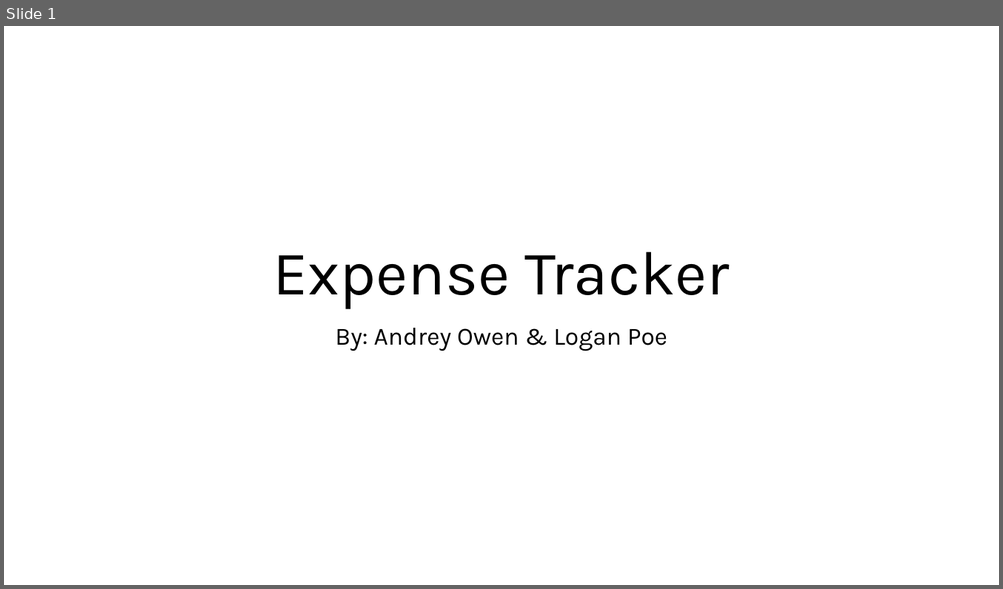
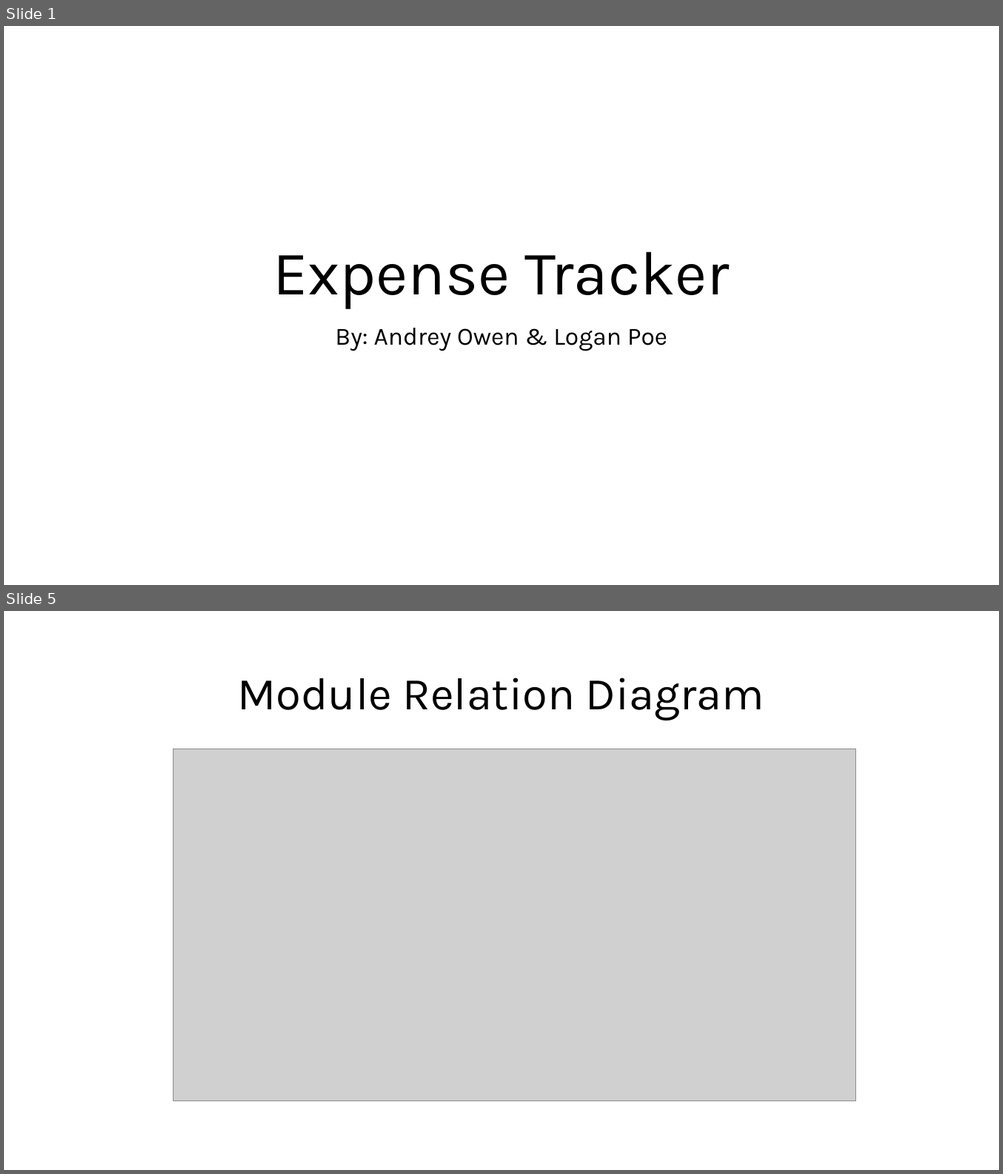
Before and after one commit to Dreymeister/ExpenseTracker, a slide deck: Documents/ASE420_ExpenseTracker.pptx. Shown one above the other, each under a label of ours: slide 1 before the commit, slides 1 and 5 after it; the slides between them are not shown. The pictures are 1003x589 and 1003x1174 pixels, drawn with LibreOffice and Linux fonts; fonts in the diff are those of the drawing; grey boxes stand for pictures. Boxes give left, top, right and bottom in pixels: in the first picture for what was removed or moved away, otherwise in the second. Text is boxed around its words. In the diff, an @@ line names an element or a change of style, - is before the commit and + after.

Commit message:
Added updated presentation and activity diagram

```diff
--- a/Documents/ASE420_ExpenseTracker.pptx
+++ b/Documents/ASE420_ExpenseTracker.pptx
@@ slide 5 added at bbox=[4, 611, 999, 1170], background #FFFFFF @@
@@ title added at bbox=[238, 678, 764, 721], 44 pt, text #000000 @@
+Module Relation Diagram
@@ picture added at bbox=[173, 749, 856, 1101] @@
```
Also in this commit, not shown: 3 slides changed, 13 other slides added, 1 slide removed, 1 other file.
